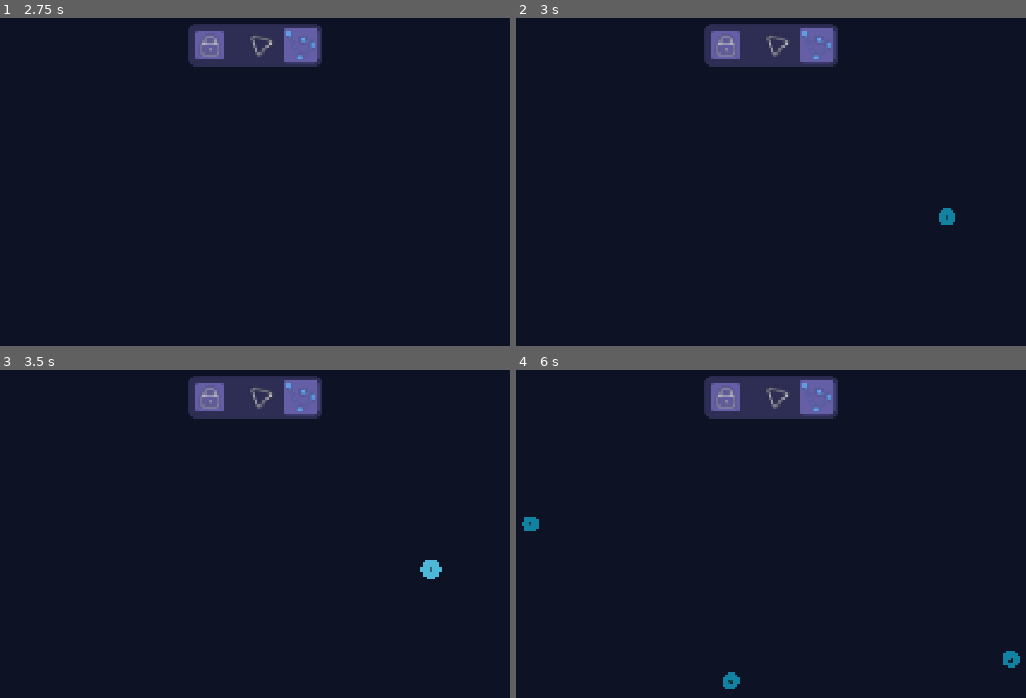
Above: before the commit, frames 1-4 (two rows, left to right).
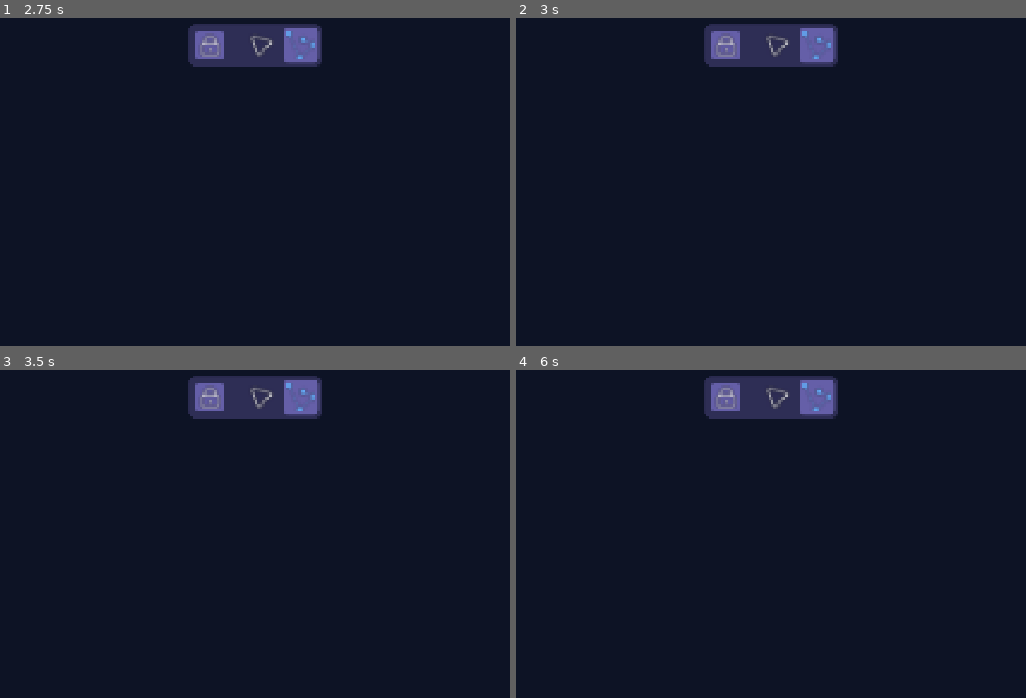
Above: after the commit, the same moments.

Repository: VerticesLTD/Graphos
Game: Godot game, scene res://Boot.tscn
The game is run twice, just before and just after one commit, with the same random seed, the same clock (stepped at 60 frames per second) and the same inputs.
Inputs (mouse positions are in pixels of both pictures, inside the frame that each line leads up to):
- Up to frame 1 (2.75 s): click (209, 44) at 0.5 s; click (260, 44) at 1.25 s; click (300, 44) at 2 s
- Up to frame 2 (3 s): tap Enter at 2.75 s; move the mouse to (949, 218) at 2.77 s; hold Right (ui_right) from 2.78 s (still down); tap Delete (delete) at 2.85 s; click (949, 218) at 2.92 s
- Up to frame 3 (3.5 s): keep holding Right (ui_right); tap Space at 3.02 s
- Up to frame 4 (6 s): release Right (ui_right) at 3.5 s; tap Space at 3.5 s; drag from (949, 570) to (730, 681) at 3.52 s; move the mouse to (852, 491) at 4.27 s; hold Right (ui_right) 4.28-5 s; tap Delete (delete) at 4.35 s; click (852, 491) at 4.42 s; tap Enter at 5 s; drag from (852, 491) to (531, 524) at 5.02 s; move the mouse to (1010, 658) at 5.77 s; hold Left (ui_left) from 5.78 s (still down); tap B (press_B) at 5.85 s; click (1010, 658) at 5.92 s

Frame 1 is identical in both runs. In frame 2, 0.1% of the frame differs, in the area x 82-87%, y 57-64%; in frame 3, 0.2%; in frame 4, 0.4%, in the area x 1-99%, y 44-98%.
Error after the commit: Parse Error: Identifier "active_weight_editor" not declared in the current scope. (res://graph_controller/graph_controller.gd:246)

Commit message:
A lot of changes, working on it

Diff:
--- a/graph_controller/graph_controller.gd
+++ b/graph_controller/graph_controller.gd
@@ -27,6 +27,7 @@
 # TODO: Breakdown the player into a component after the visualization is integrated.
 ## A class which holds a player with all the algorithm commands.
 var player: AlgorithmPlayer
+
 
 ## A map linking actions to the functions handling them
 ## <ACTION> : [<PRESS FUNCTION>, <RELEASE FUNCTION>]
@@ -69,6 +70,8 @@
 ## ------------------------------------------------------------------------------
 
 func _unhandled_input(event: InputEvent) -> void:
+	if event is InputEventMouseButton and event.pressed:
+		close_active_editor()
 	for action: StringName in action_map.keys():
 		# Callables from action map
 		var pressed_handler = action_map[action].get(0)
@@ -140,6 +143,8 @@
 
 ## Creates and performs an add vertex command.
 func handle_vertex_placement(pos: Vector2) -> void:
+	if graph.get_edge_at(pos) != null:
+		return
 	# Create and execute the command
 	CommandManager.execute(AddVertexCommand.new(graph, pos))
 
@@ -235,6 +240,12 @@
 	return from_id != Globals.NOT_FOUND and \
 		   from_id != to_id and \
 		   not graph.has_edge(from_id, to_id)
+
+## Close the weight editor
+func close_active_editor() -> void:
+	if active_weight_editor:
+		active_weight_editor.queue_free()
+		active_weight_editor = null
 
 ## ------------------------------------------------------------------------------
 ## ALGORITHM PLAYER
--- a/scenes/edge_view/edge_view.gd
+++ b/scenes/edge_view/edge_view.gd
@@ -35,11 +35,14 @@
 
 		_setup_detection_area()
 
-		# 1. Listen for edge updates (like color changes)
+		# Listen for edge updates (like color changes)
 		edge_data.state_changed.connect(refresh)
 
-		# 2. Listen for "die" commands and clear
+		# Listen for "die" commands and clear
 		edge_data.vanished.connect(queue_free)
+
+		# Detect edge refractoring
+		mouse_detection_area.input_event.connect(_on_mouse_detection_area_input_event)
 
 		# Initial draw
 		refresh()
@@ -240,3 +243,43 @@
 	_tween.chain().tween_callback(func(): is_hovered = false)
 	# Prevents some bug with chaining color
 	_tween.chain().tween_callback(func(): draw_color_hovered = Globals.VERTEX_COLOR)
+
+
+## Detect double click
+func _on_mouse_detection_area_input_event(_viewport: Node, event: InputEvent, _shape_idx: int) -> void:
+	if event is InputEventMouseButton:
+		if event.button_index == MOUSE_BUTTON_LEFT and event.double_click:
+			_spawn_weight_editor()
+
+## Edit the edge's weight
+func _spawn_weight_editor() -> void:
+	# Clear old edit line
+	if Globals.active_weight_editor:
+		Globals.active_weight_editor.queue_free()
+
+	# Create the new edit line
+	var edit = LineEdit.new()
+	edit.text = str(edge_data.weight)
+	edit.alignment = HORIZONTAL_ALIGNMENT_CENTER
+	edit.custom_minimum_size = Vector2(50, 30)
+
+	var mid_point = (edge_data.src.pos + edge_data.dst.pos) / 2.0
+	edit.global_position = mid_point - (Vector2(50, 30) / 2.0)
+
+	get_tree().root.add_child(edit)
+	Globals.active_weight_editor = edit
+
+	edit.grab_focus()
+	edit.select_all()
+
+	edit.text_submitted.connect(_on_weight_submitted.bind(edit))
+
+func _on_weight_submitted(new_text: String, _edit_node: LineEdit) -> void:
+	if new_text.is_valid_int() or new_text.is_valid_float():
+		var cmd = ChangeEdgeWeightCommand.new(edge_data, new_text.to_int())
+		CommandManager.execute(cmd)
+
+	# 3. Clean up globally
+	if Globals.active_weight_editor:
+		Globals.active_weight_editor.queue_free()
+		Globals.active_weight_editor = null
--- /dev/null
+++ b/scripts/commands/data/change_edge_weight_command.gd
@@ -0,0 +1,18 @@
+## Command to update an edge's weight and restore it during Undo.
+class_name ChangeEdgeWeightCommand
+extends Command
+
+var target_edge: Edge
+var new_weight: int
+var old_weight: int
+
+func _init(edge: Edge, target_weight: int):
+	target_edge = edge
+	new_weight = target_weight
+	old_weight = edge.weight
+
+func execute() -> void:
+	target_edge.weight = new_weight
+
+func undo() -> void:
+	target_edge.weight = old_weight
--- a/scripts/globals/globals.gd
+++ b/scripts/globals/globals.gd
@@ -88,3 +88,8 @@
 # IDENTIFIRES
 # ------------
 const NOT_FOUND = -1
+
+# ------------
+# EDGE LINE EDIT
+# ------------
+var active_weight_editor: LineEdit = null
Not shown, added: scripts/commands/data/change_edge_weight_command.gd.uid
